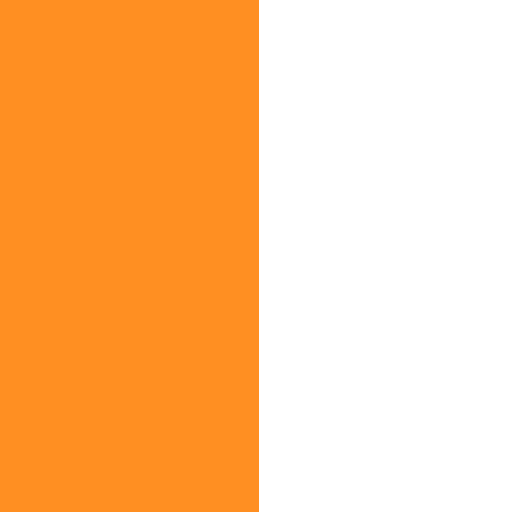
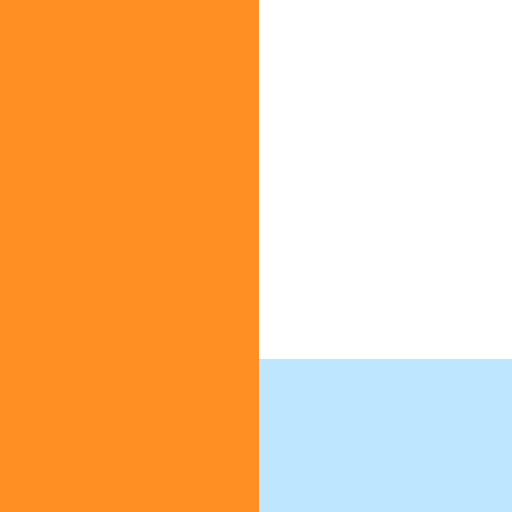
Before/after of a 512 × 512 layered artwork. What changed in the layer stack:
added layer "皿" above "黄身" over [259, 359, 512, 512]
